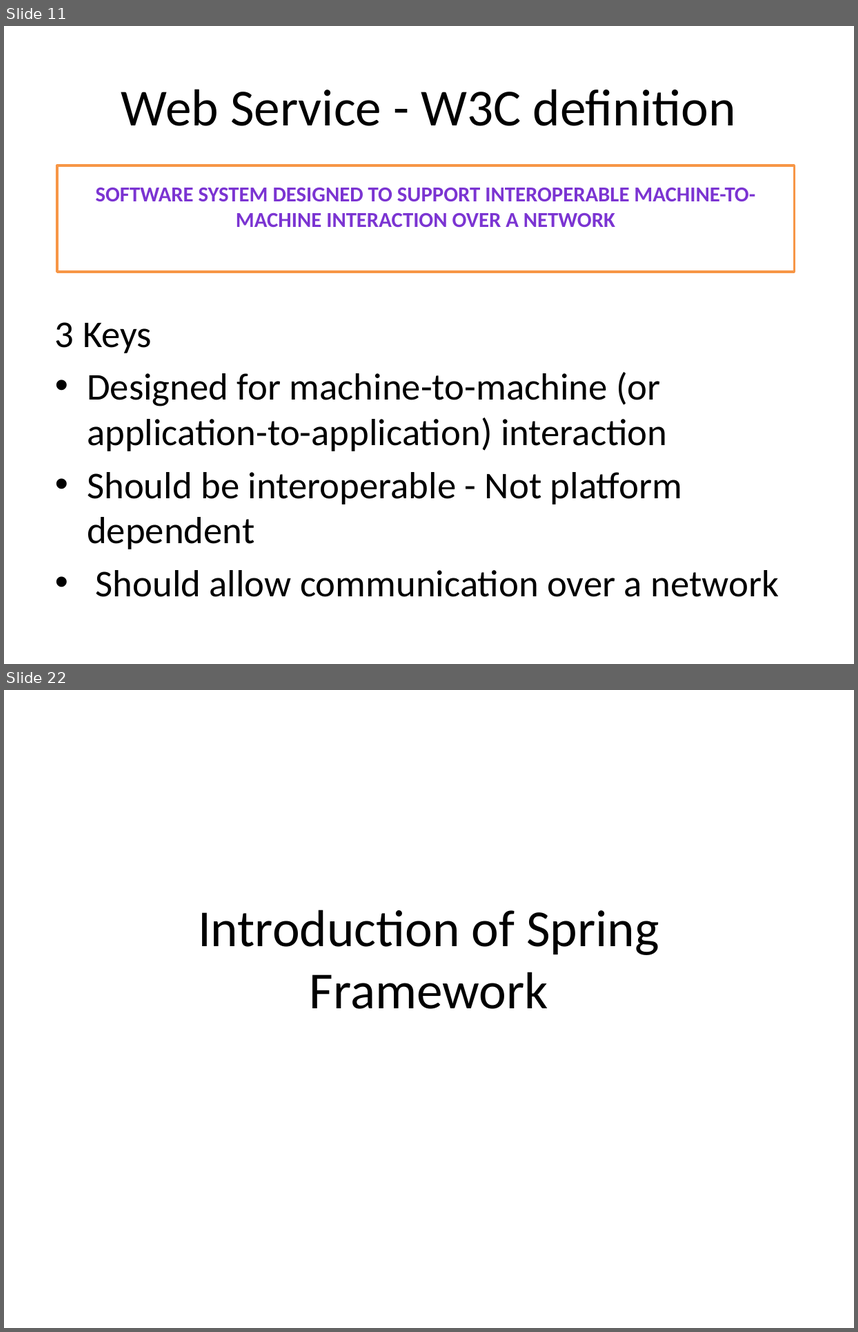
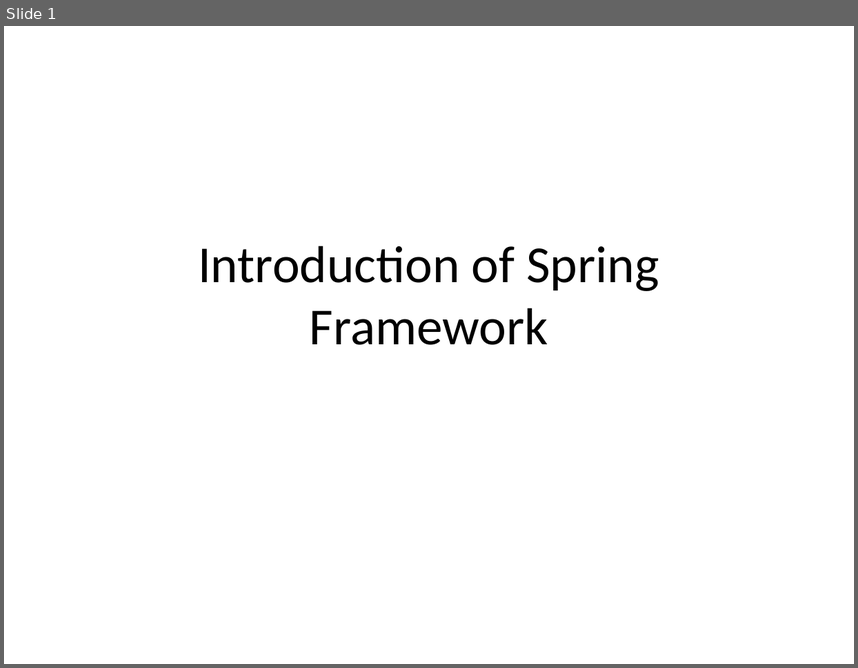
Before and after one commit to rameshcoderepository/SpringDocuments, a slide deck: Spring Documents.pptx. Shown one above the other, each under a label of ours: slides 11 and 22 before the commit, slide 1 after it; the slides between them are not shown. The pictures are 858x1332 and 858x668 pixels, drawn with LibreOffice and Linux fonts; fonts in the diff are those of the drawing. Boxes give left, top, right and bottom in pixels: in the first picture for what was removed or moved away, otherwise in the second. Text is boxed around its words. In the diff, an @@ line names an element or a change of style, - is before the commit and + after.

```diff
--- a/Spring Documents.pptx
+++ b/Spring Documents.pptx
@@ slide 11 removed at [4, 26, 854, 664], background #FFFFFF @@
@@ title removed at [121, 89, 736, 126] @@
-Web Service - W3C definition
@@ rectangle removed at [56, 165, 794, 272] @@
-SOFTWARE SYSTEM DESIGNED TO SUPPORT INTEROPERABLE MACHINE-TO-MACHINE INTERACTION OVER A NETWORK
@@ text removed at [55, 322, 779, 597] @@
-3 Keys
-• Designed for machine-to-machine (or application-to-application) interaction
-• Should be interoperable - Not platform dependent
-• Should allow communication over a network
@@ what was slide 22 is now slide 1 @@
```
Also in this commit, not shown: 2 slides changed, 1 slide added, 21 other slides removed, 12 other files.
